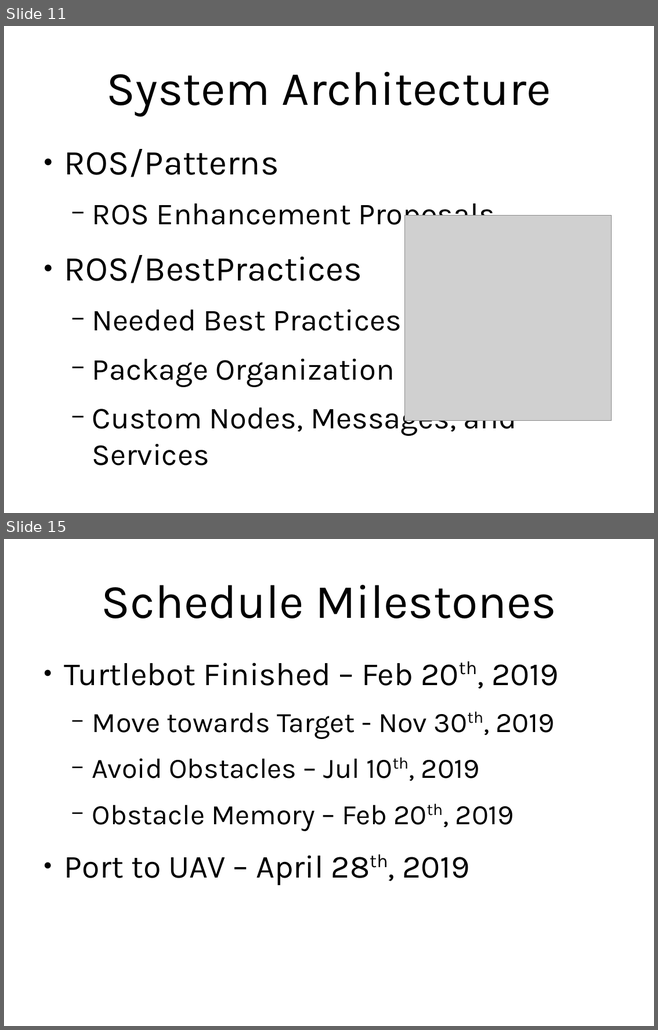
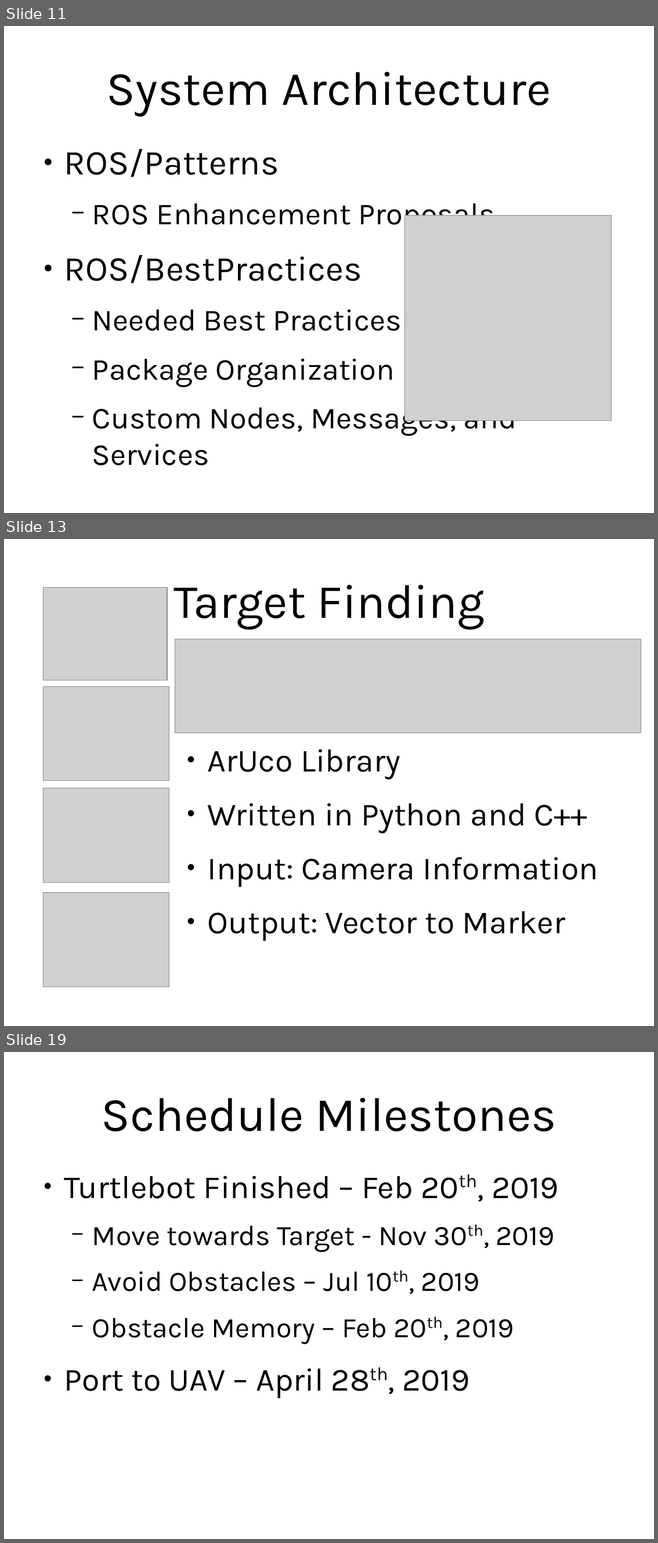
Before and after one commit to navh/coatimunde, a slide deck: Data Item Deliverables/DesignOverview.odp. Shown one above the other, each under a label of ours: slides 11 and 15 before the commit, slides 11, 13 and 19 after it; the slides between them are not shown. The pictures are 658x1030 and 658x1543 pixels, drawn with LibreOffice and Linux fonts; fonts in the diff are those of the drawing; grey boxes stand for pictures. Boxes give left, top, right and bottom in pixels: in the first picture for what was removed or moved away, otherwise in the second. Text is boxed around its words. In the diff, an @@ line names an element or a change of style, - is before the commit and + after.

```diff
--- a/Data Item Deliverables/DesignOverview.odp
+++ b/Data Item Deliverables/DesignOverview.odp
@@ slide 13 added at [4,539,654,1026], background #FFFFFF @@
@@ picture added at [43,588,168,681] @@
@@ title added at [173,585,484,629], 58.6 pt, text #000000 @@
+Target Finding
@@ picture added at [175,639,641,733] @@
@@ picture added at [43,686,169,781] @@
@@ text added at [208,749,598,941], 39.4 pt, text #000000 @@
+● ArUco Library
+● Written in Python and C++
+● Input: Camera Information
+● Output: Vector to Marker
@@ picture added at [43,788,169,883] @@
@@ picture added at [43,893,169,987] @@
@@ what was slide 15 is now slide 19 @@
```
Also in this commit, not shown: 1 slide changed, 4 other slides added, 1 slide removed, 5 other files.
